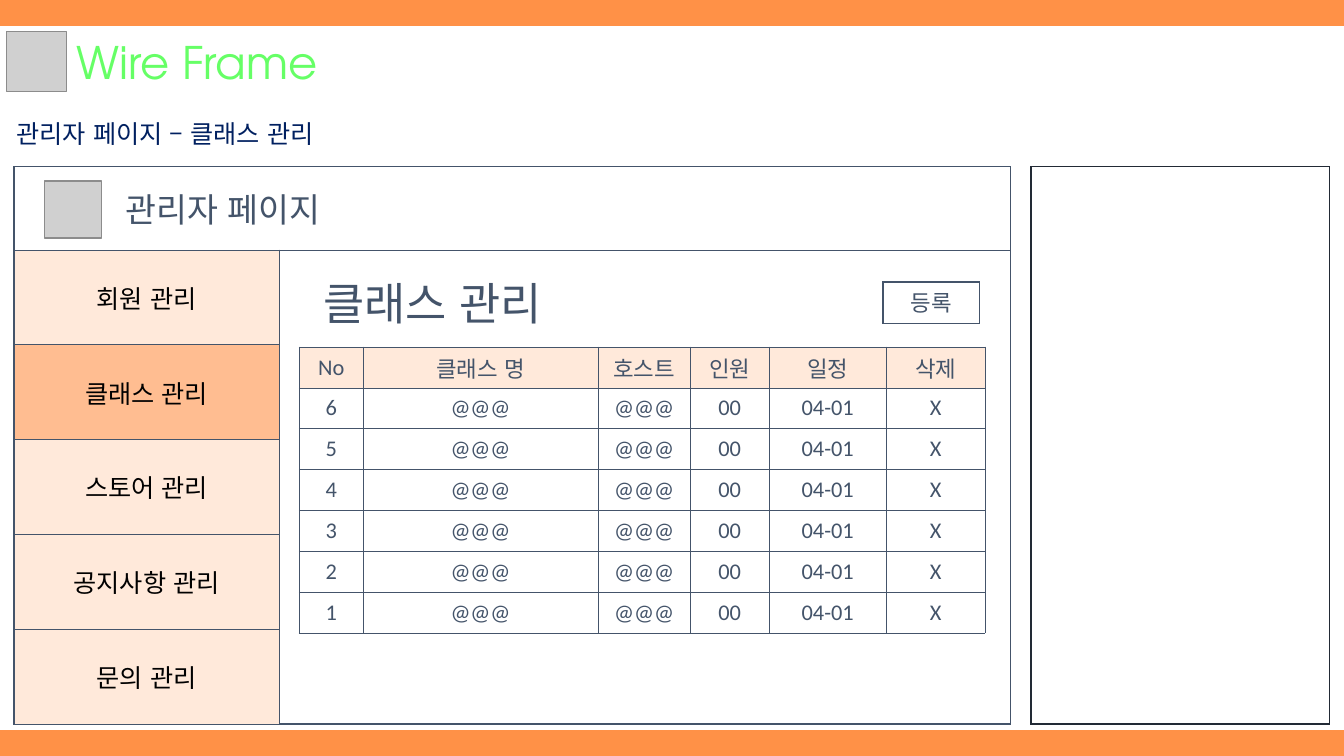
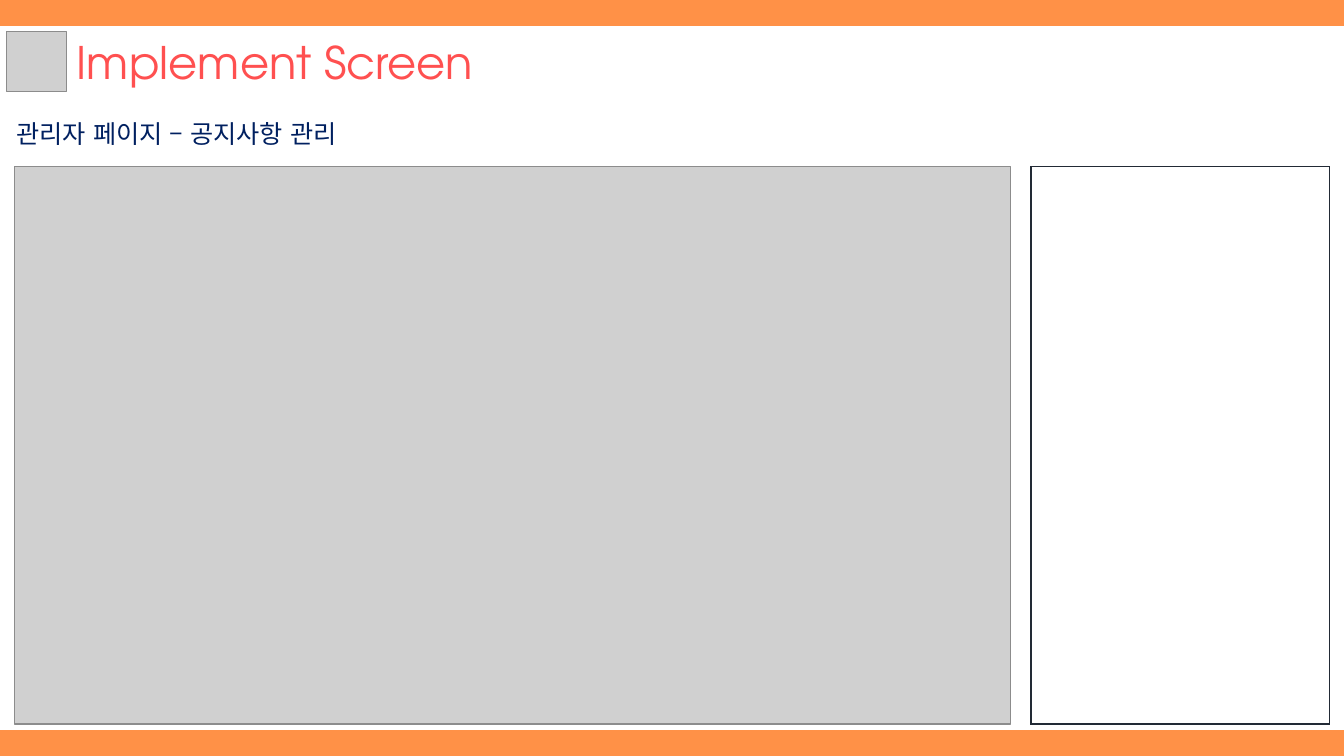
Before and after one commit to hhsw07/ezen-academy-projects, a slide deck: slide 71 of WebContent/발표자료/2차/3조 하비팩토리.pptx (slide 58 before the commit). Drawn at 1344x756 pixels with LibreOffice and Linux fonts; fonts in the diff are those of the drawing; grey boxes stand for pictures. Boxes give left, top, right and bottom in pixels: in the first picture for what was removed or moved away, otherwise in the second. Text is boxed around its words. In the diff, an @@ line names an element or a change of style, - is before the commit and + after.

```diff
--- a/WebContent/발표자료/2차/3조 하비팩토리.pptx
+++ b/WebContent/발표자료/2차/3조 하비팩토리.pptx
@@ text removed at (x1=77, y1=46, x2=317, y2=80) @@
-Wire Frame
@@ text added at (x1=77, y1=45, x2=473, y2=88), 32 pt, text #FF5050 @@
+Implement Screen
@@ text at (x1=17, y1=122, x2=336, y2=145): text changed @@
-관리자 페이지 – 클래스 관리
+관리자 페이지 – 공지사항 관리
@@ rectangle removed at (x1=14, y1=166, x2=1011, y2=724) @@
@@ picture added at (x1=14, y1=166, x2=1011, y2=724) @@
@@ picture removed at (x1=44, y1=181, x2=102, y2=239) @@
@@ text removed at (x1=125, y1=194, x2=320, y2=225) @@
-관리자 페이지
@@ line removed from (14, 250) to (1011, 250) @@
@@ table removed at (x1=14, y1=250, x2=279, y2=724), 5 rows, 1 columns @@
-회원 관리
-클래스 관리
-스토어 관리
-공지사항 관리
-문의 관리
@@ line removed from (279, 250) to (279, 724) @@
@@ text removed at (x1=323, y1=283, x2=542, y2=324) @@
-클래스 관리
@@ rectangle removed at (x1=883, y1=282, x2=980, y2=324) @@
-등록
@@ table removed at (x1=299, y1=347, x2=985, y2=633), 7 rows, 6 columns @@
-No | 클래스 명 | 호스트 | 인원 | 일정 | 삭제
-6 | @@@ | @@@ | 00 | 04-01 | X
-5 | @@@ | @@@ | 00 | 04-01 | X
-4 | @@@ | @@@ | 00 | 04-01 | X
-3 | @@@ | @@@ | 00 | 04-01 | X
-2 | @@@ | @@@ | 00 | 04-01 | X
-1 | @@@ | @@@ | 00 | 04-01 | X
```
Also in this commit, not shown: 29 other slides changed, 18 slides added, 3 slides removed.
